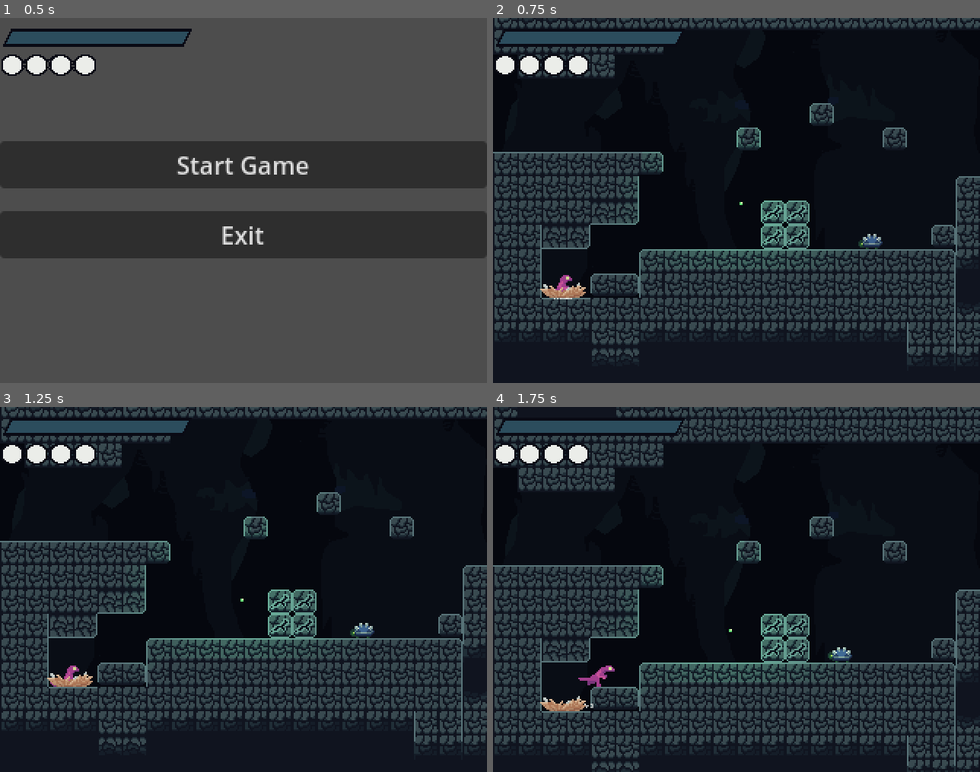
Above: before the commit, frames 1-4 (two rows, left to right).
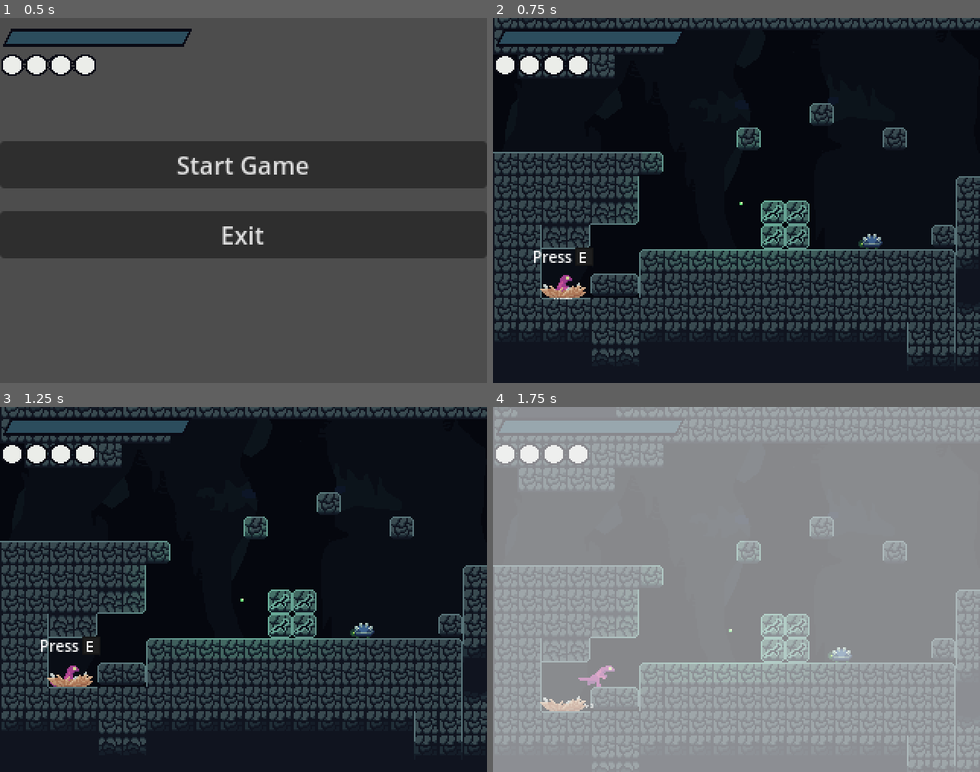
Above: after the commit, the same moments.

Repository: Liakatido/MVM19
Game: Godot game, scene res://scenes/game.tscn
Same seed, same stepped clock (60 frames per second), same inputs: the game is played once before the commit and once after it. Sound files missing from this copy of the repository are replaced by a short silence.
Inputs:
- Up to frame 1 (0.5 s): no input
- Up to frame 2 (0.75 s): click "Start Game" at 0.5 s
- Up to frame 3 (1.25 s): no input
- Up to frame 4 (1.75 s): tap Enter (ui_accept) at 1.25 s; hold Right (right) from 1.28 s (still down); hold E (interact) from 1.28 s (still down); tap Z (jump) at 1.52 s

Frame 1 is identical in both runs. In frame 2, 0.2% of the frame differs, in the area x 8-21%, y 62-68%; in frame 3, 0.2%; in frame 4, 99%, in the area x 0-100%, y 0-100%.

Commit message:
save point ui effects

Diff:
--- a/scenes/game.tscn
+++ b/scenes/game.tscn
@@ -11,6 +11,7 @@
 [ext_resource type="Script" path="res://scenes/DeathScreen.gd" id="8_ep68s"]
 [ext_resource type="Texture2D" uid="uid://d6tx6vy6hldy" path="res://assets/player.png" id="9_ss3gf"]
 [ext_resource type="PackedScene" uid="uid://bbibb01cxsmf2" path="res://scenes/menus/death_menu.tscn" id="10_oru0b"]
+[ext_resource type="Script" path="res://scenes/menus/uieffects.gd" id="12_kvig5"]
 
 [node name="Game" type="Node"]
 script = ExtResource("1_bvgdj")
@@ -102,3 +103,23 @@
 offset_bottom = 52.0
 grow_horizontal = 1
 grow_vertical = 1
+
+[node name="EffectsLayer" type="CanvasLayer" parent="."]
+
+[node name="Control" type="Control" parent="EffectsLayer"]
+layout_mode = 3
+anchors_preset = 0
+offset_right = 40.0
+offset_bottom = 40.0
+script = ExtResource("12_kvig5")
+
+[node name="FlashTexture" type="TextureRect" parent="EffectsLayer/Control"]
+modulate = Color(1, 1, 1, 0)
+layout_mode = 1
+anchors_preset = -1
+anchor_right = 5.0
+anchor_bottom = 5.0
+offset_right = 128.0
+offset_bottom = 128.0
+mouse_filter = 2
+texture = ExtResource("8_6y1yu")
--- a/scenes/levels/save_point.gd
+++ b/scenes/levels/save_point.gd
@@ -1,4 +1,8 @@
 extends Area2D
+
+const SaveSound = preload("res://assets/sounds/player/save.ogg")
+
+@onready var ui = $HBoxContainer
 
 func _unhandled_input(event):
 	if event.is_action_pressed("interact") and has_overlapping_areas():
@@ -9,5 +13,14 @@
 		Data.health = Data.max_health
 
 		# sound
+		Utils.spawn_audio(SaveSound, -10)
+
+		Utils.flash_screen()
 
 		Data.save(level, gate)
+
+func _process(_delta):
+	if has_overlapping_areas():
+		ui.show()
+	else:
+		ui.hide()
--- a/scenes/levels/save_point.tscn
+++ b/scenes/levels/save_point.tscn
@@ -1,8 +1,9 @@
-[gd_scene load_steps=6 format=3 uid="uid://daxp300dp6r3n"]
+[gd_scene load_steps=7 format=3 uid="uid://daxp300dp6r3n"]
 
 [ext_resource type="Script" path="res://scenes/levels/level_gate.gd" id="1_8lu7b"]
 [ext_resource type="Script" path="res://scenes/levels/save_point.gd" id="1_a8a00"]
 [ext_resource type="Texture2D" uid="uid://cjnp3ejsr0jqm" path="res://assets/nest.png" id="1_r1a0l"]
+[ext_resource type="Texture2D" uid="uid://ddbfbefqt0nrs" path="res://assets/eletter.png" id="4_gt3yr"]
 
 [sub_resource type="RectangleShape2D" id="RectangleShape2D_elx23"]
 size = Vector2(14, 28)
@@ -26,9 +27,41 @@
 position = Vector2(0, -3)
 
 [node name="SaveArea" type="Area2D" parent="."]
+collision_layer = 2
+collision_mask = 2
 script = ExtResource("1_a8a00")
 
 [node name="CollisionShape2D" type="CollisionShape2D" parent="SaveArea"]
 position = Vector2(0, -12)
 shape = SubResource("RectangleShape2D_af32f")
 debug_color = Color(1, 0.592157, 0, 0.439216)
+
+[node name="HBoxContainer" type="HBoxContainer" parent="SaveArea"]
+visible = false
+layout_direction = 1
+anchors_preset = 15
+anchor_right = 1.0
+anchor_bottom = 1.0
+offset_left = -22.0
+offset_top = -35.0
+offset_right = 25.0
+offset_bottom = -18.0
+grow_horizontal = 2
+grow_vertical = 2
+size_flags_horizontal = 4
+theme_override_constants/separation = 0
+alignment = 1
+
+[node name="Label" type="Label" parent="SaveArea/HBoxContainer"]
+layout_mode = 2
+theme_override_font_sizes/font_size = 10
+text = "Press"
+horizontal_alignment = 1
+
+[node name="TextureRect" type="TextureRect" parent="SaveArea/HBoxContainer"]
+custom_minimum_size = Vector2(8, 8)
+layout_mode = 2
+size_flags_horizontal = 4
+size_flags_vertical = 4
+texture = ExtResource("4_gt3yr")
+stretch_mode = 2
--- /dev/null
+++ b/scenes/menus/uieffects.gd
@@ -0,0 +1,15 @@
+extends Control
+
+@onready var flash_texture = $FlashTexture
+
+const TRANSPARENT = Color(1, 1, 1, 0)
+const WHITE = Color(0.9, 0.9, 0.9, 1)
+
+const FLASH_DURATION = 1.0 # seconds
+
+func _ready():
+	Utils.flash_ui = self
+
+func flash_screen():
+	var tween = create_tween()
+	tween.tween_property(flash_texture, "modulate", TRANSPARENT, FLASH_DURATION).from(WHITE)
--- a/scenes/utils.gd
+++ b/scenes/utils.gd
@@ -1,6 +1,10 @@
 extends Node
 
 var game
+var flash_ui
 
 func spawn_audio(sound, db):
 	game.spawn_audio(sound, db)
+
+func flash_screen():
+	flash_ui.flash_screen()
Not shown, added: assets/sounds/player/save.ogg.import
Not shown: 1 places in scenes/game.tscn that only renumber resources
Not shown, added: assets/sounds/player/save.ogg
